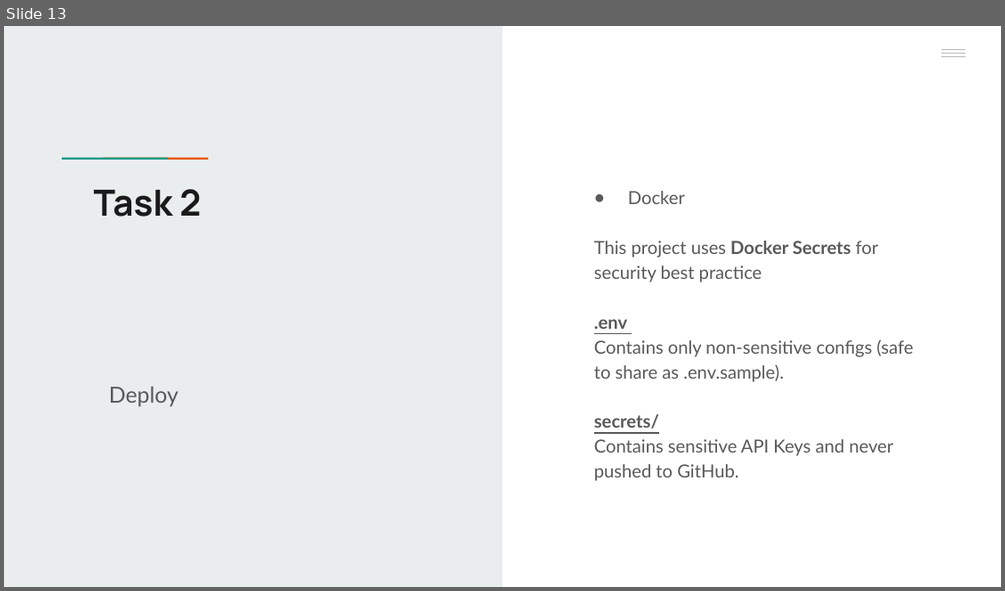
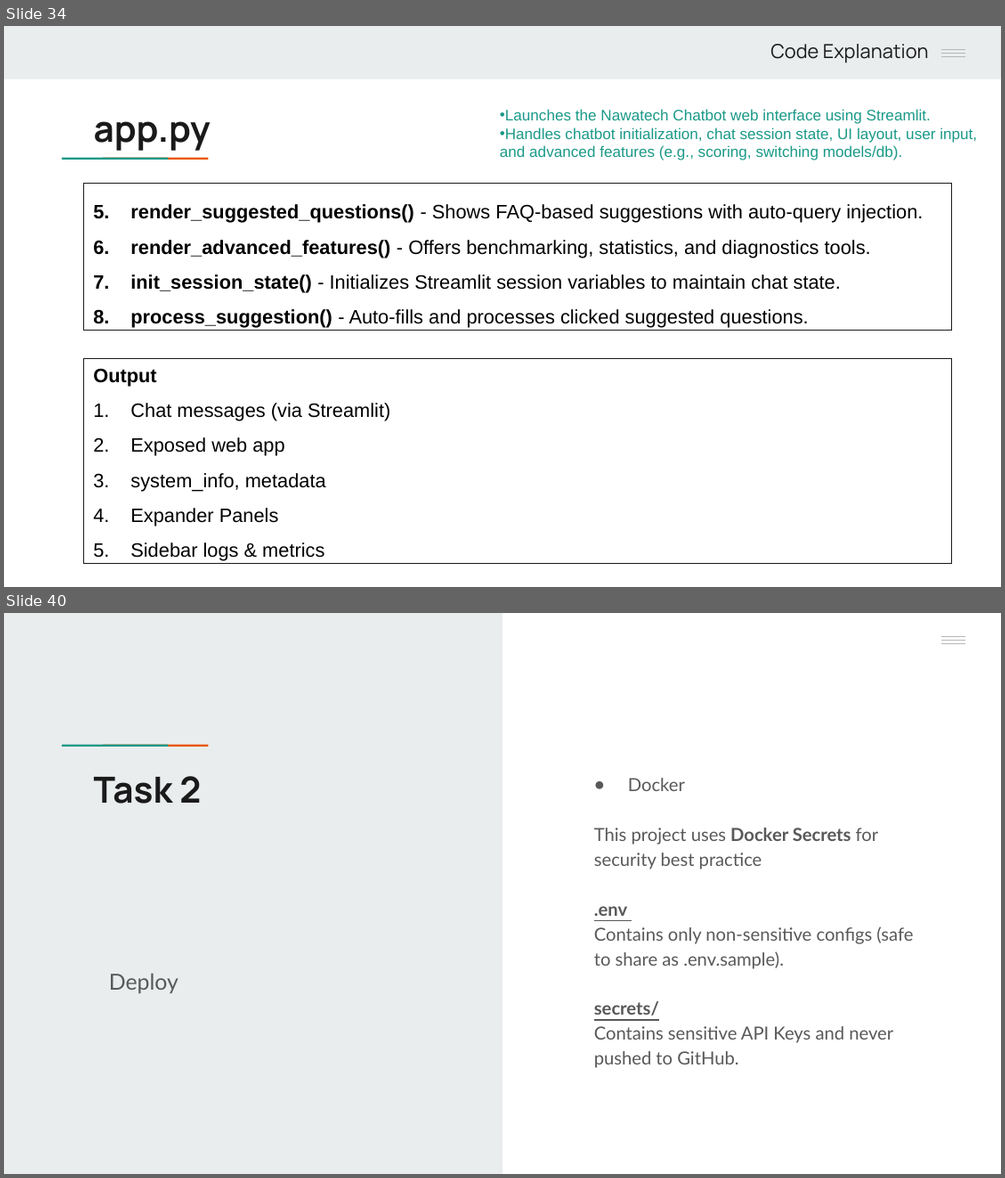
Before and after one commit to handamn/Nawatech-Machine_Learning_Engineer, a slide deck: task_2/Case2 Presentation.pptx. Shown one above the other, each under a label of ours: slide 13 before the commit, slides 34 and 40 after it; the slides between them are not shown. The pictures are 1005x591 and 1005x1178 pixels, drawn with LibreOffice and Linux fonts; fonts in the diff are those of the drawing. Boxes give left, top, right and bottom in pixels: in the first picture for what was removed or moved away, otherwise in the second. Text is boxed around its words. In the diff, an @@ line names an element or a change of style, - is before the commit and + after.

```diff
--- a/task_2/Case2 Presentation.pptx
+++ b/task_2/Case2 Presentation.pptx
@@ slide 34 added at <box>4,26,1001,587</box>, background #FFFFFF; not listed: 5 template elements that a slide beside it also shows @@
@@ rectangle added at <box>4,26,1001,79</box>, fill #E9EDEE @@
@@ text added at <box>770,44,929,63</box>, 14 pt, text #1A1A1A @@
+Code Explanation
@@ rectangle added at <box>907,26,1001,76</box>, fill #E9EDEE @@
@@ title added at <box>94,121,210,151</box>, 26 pt, text #1A1A1A, bold @@
+app.py
@@ text added at <box>500,109,977,160</box>, 11 pt, text #1A9988 @@
+• Launches the Nawatech Chatbot web interface using Streamlit.
+• Handles chatbot initialization, chat session state, UI layout, user input, and advanced features (e.g., scoring, switching models/db).
@@ rectangle added at <box>84,184,952,330</box>, outline #1A1A1A 0.75 pt, 14 pt, text #000000 @@
+5. render_suggested_questions() - Shows FAQ-based suggestions with auto-query injection.
+6. render_advanced_features() - Offers benchmarking, statistics, and diagnostics tools.
+7. init_session_state() - Initializes Streamlit session variables to maintain chat state.
+8. process_suggestion() - Auto-fills and processes clicked suggested questions.
@@ rectangle added at <box>84,358,952,564</box>, outline #1A1A1A 0.75 pt, 14 pt, text #000000 @@
+Output
+1. Chat messages (via Streamlit)
+2. Exposed web app
+3. system_info, metadata
+4. Expander Panels
+5. Sidebar logs & metrics
@@ what was slide 13 is now slide 40 @@
```
Also in this commit, not shown: 2 slides changed, 27 other slides added, 1 slide removed, 1 other file.
